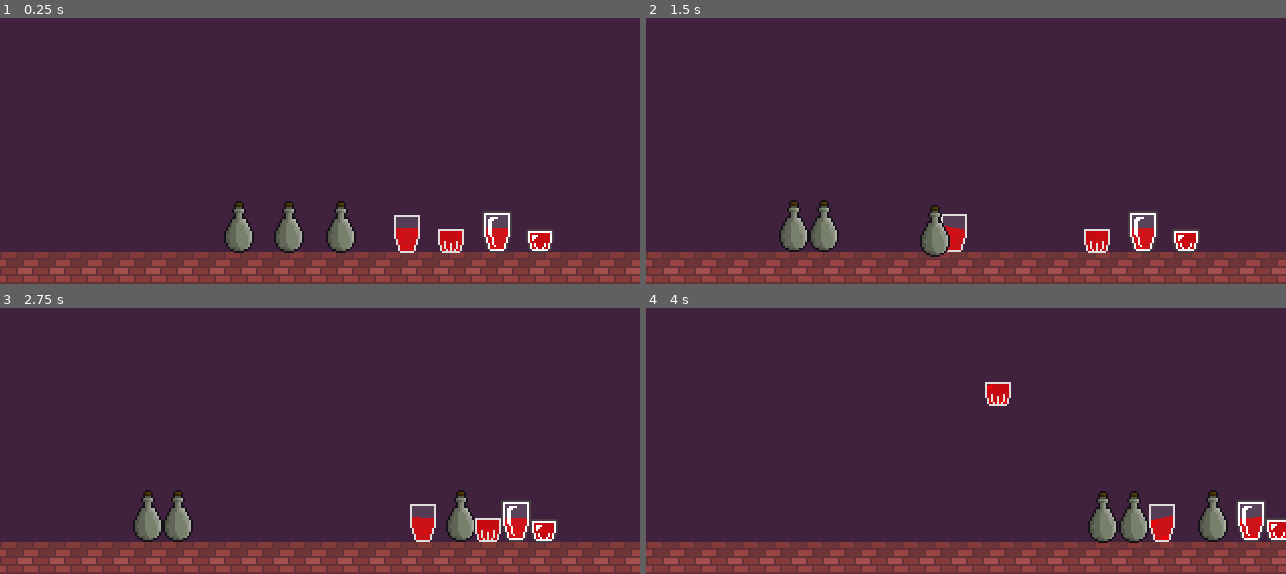
Above: before the commit, frames 1-4 (two rows, left to right).
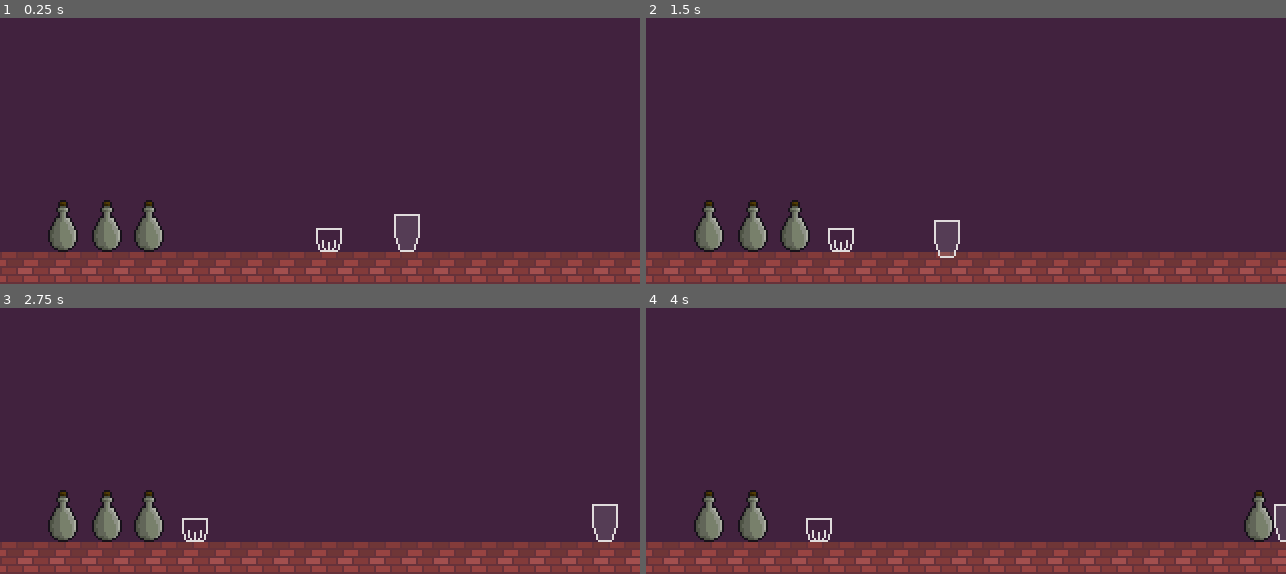
Above: after the commit, the same moments.

Repository: Dowsley/the-witching-hour
Game: Godot game, scene res://src/game.tscn
Same seed, same stepped clock (60 frames per second), same inputs: the game is played once before the commit and once after it.
Inputs (mouse positions are in pixels of both pictures, inside the frame that each line leads up to):
- Up to frame 1 (0.25 s): no input
- Up to frame 2 (1.5 s): tap Enter at 0.5 s; drag from (1055, 233) to (882, 225) at 0.52 s; drag from (850, 225) to (1094, 241) at 1.27 s
- Up to frame 3 (2.75 s): move the mouse to (179, 515) at 2.02 s; click (179, 515) at 2.17 s
- Up to frame 4 (4 s): tap Space at 2.75 s; drag from (793, 515) to (1106, 515) at 2.77 s; drag from (1222, 528) to (998, 393) at 3.52 s

The runs differ from the first frame. In frame 1, 5.3% of the frame differs, in the area x 7-87%, y 68-89%; in frame 2, 4.4%; in frame 3, 5.1%; in frame 4, 5.1%.

Commit message:
Multiple liquids, but bugged

Diff:
--- a/data/definitions/liquids/gin.tres
+++ b/data/definitions/liquids/gin.tres
@@ -1,7 +1,8 @@
-[gd_resource type="Resource" load_steps=2 format=2]
+[gd_resource type="Resource" script_class="LiquidTypeDefinition" load_steps=2 format=3 uid="uid://br5o7oofrpb3a"]
 
-[ext_resource path="res://src/definitions/liquid_type_definition.gd" type="Script" id=1]
+[ext_resource type="Script" path="res://src/definitions/liquid_type_definition.gd" id="1"]
 
 [resource]
-script = ExtResource( 1 )
-color = Color( 1, 1, 1, 0.498039 )
+script = ExtResource("1")
+name = "Gin"
+color = Color(1, 1, 1, 0.498039)
--- /dev/null
+++ b/data/definitions/liquids/mana.tres
@@ -0,0 +1,8 @@
+[gd_resource type="Resource" script_class="LiquidTypeDefinition" load_steps=2 format=3 uid="uid://hi7sel5t82oo"]
+
+[ext_resource type="Script" path="res://src/definitions/liquid_type_definition.gd" id="1_b1xbq"]
+
+[resource]
+script = ExtResource("1_b1xbq")
+name = "Mana"
+color = Color(0, 0, 1, 1)
--- a/data/definitions/liquids/syrup.tres
+++ b/data/definitions/liquids/syrup.tres
@@ -1,7 +1,8 @@
-[gd_resource type="Resource" load_steps=2 format=2]
+[gd_resource type="Resource" script_class="LiquidTypeDefinition" load_steps=2 format=3 uid="uid://dxpibtiv8yd2r"]
 
-[ext_resource path="res://src/definitions/liquid_type_definition.gd" type="Script" id=1]
+[ext_resource type="Script" path="res://src/definitions/liquid_type_definition.gd" id="1"]
 
 [resource]
-script = ExtResource( 1 )
-color = Color( 1, 0, 0, 1 )
+script = ExtResource("1")
+name = "Syrup"
+color = Color(1, 0, 0, 1)
--- a/project.godot
+++ b/project.godot
@@ -21,6 +21,8 @@
 Globals="*res://src/autoload/globals.tscn"
 MouseInputUtil="*res://src/autoload/mouse_input_util.tscn"
 LiquidSpawner="*res://src/autoload/liquid_spawner.gd"
+LiquidTypeManager="*res://src/autoload/liquid_type_manager.gd"
+GlobalRandomNumberGenerator="*res://src/autoload/random_number_generator.gd"
 
 [display]
 
@@ -28,7 +30,7 @@
 window/size/viewport_height=180
 window/size/mode=3
 window/size/borderless=true
-window/stretch/mode="canvas_items"
+window/stretch/mode="viewport"
 window/size/fullscreen=true
 window/defaults/default_clear_color=Color(0, 0, 0, 1)
 
--- a/src/autoload/globals.gd
+++ b/src/autoload/globals.gd
@@ -3,4 +3,4 @@
 
 @export var gravity_scale := 1
 @export var air_resistance := 1.0
-@export var water_per_liquid_point := 0.05
+@export var unit_per_liquid_line_point := 1
--- /dev/null
+++ b/src/autoload/liquid_type_manager.gd
@@ -0,0 +1,32 @@
+extends Node
+
+
+var liquid_type_map: Dictionary = {}
+
+
+func _ready() -> void:
+	load_liquid_types("res://data/definitions/liquids/")
+
+
+func load_liquid_types(directory_path: String) -> void:
+	var dir = DirAccess.open(directory_path)
+	if dir:
+		dir.list_dir_begin()
+		var file_name = dir.get_next()
+		while file_name != "":
+			if dir.current_is_dir():
+				file_name = dir.get_next()
+				continue
+			if file_name.ends_with(".tres"):
+				var file_path = directory_path + "/" + file_name
+				var resource = ResourceLoader.load(file_path)
+				if resource is LiquidTypeDefinition:
+					liquid_type_map[resource.name] = resource
+			file_name = dir.get_next()
+		dir.list_dir_end()
+	else:
+		assert(false, "Failed to open directory: " + directory_path)
+
+
+func get_liquid_type(name: String) -> LiquidTypeDefinition:
+	return liquid_type_map[name]
--- /dev/null
+++ b/src/autoload/random_number_generator.gd
@@ -0,0 +1,24 @@
+extends Node
+
+
+var rng := RandomNumberGenerator.new()
+
+
+func _ready():
+	rng.randomize()
+
+
+func get_random_int() -> int:
+	return rng.randi()
+
+
+func get_random_int_range(min: int, max: int) -> int:
+	return rng.randi_range(min, max)
+
+
+func get_random_float() -> float:
+	return rng.randf()
+
+
+func get_random_float_range(min: float, max: float) -> float:
+	return rng.randf_range(min, max)
--- a/src/definitions/liquid_type_definition.gd
+++ b/src/definitions/liquid_type_definition.gd
@@ -2,4 +2,5 @@
 class_name LiquidTypeDefinition
 
 
+@export var name: String
 @export var color: Color
--- a/src/game.tscn
+++ b/src/game.tscn
@@ -1,11 +1,9 @@
-[gd_scene load_steps=8 format=3 uid="uid://duntd7q6i6x1y"]
+[gd_scene load_steps=6 format=3 uid="uid://duntd7q6i6x1y"]
 
 [ext_resource type="Texture2D" uid="uid://bpd58bscflavh" path="res://assets/img/bricks_16b.png" id="2"]
 [ext_resource type="PackedScene" uid="uid://c8t88wgrdp46q" path="res://src/vial/types/bottle.tscn" id="4_6fgsh"]
 [ext_resource type="PackedScene" uid="uid://bwyqluubv5hca" path="res://src/vial/types/whisky_glass.tscn" id="4_u0sqo"]
-[ext_resource type="PackedScene" path="res://src/vial/types/fancy_cup.tscn" id="5_cvqp8"]
 [ext_resource type="PackedScene" uid="uid://bayjex68vwmdh" path="res://src/vial/types/cup.tscn" id="5_wmhxr"]
-[ext_resource type="PackedScene" uid="uid://c7dupmydh0sun" path="res://src/vial/types/fancy_whisky_glass.tscn" id="6_74dar"]
 
 [sub_resource type="RectangleShape2D" id="1"]
 size = Vector2(320, 16)
@@ -34,44 +32,29 @@
 position = Vector2(160, 8)
 shape = SubResource("1")
 
+[node name="GinBottle" parent="." instance=ExtResource("4_6fgsh")]
+position = Vector2(31, 151)
+filled_with = {
+"Gin": 1000
+}
+
+[node name="SyrupBottle" parent="." instance=ExtResource("4_6fgsh")]
+position = Vector2(53, 151)
+filled_with = {
+"Syrup": 1000
+}
+
+[node name="ManaBottle" parent="." instance=ExtResource("4_6fgsh")]
+position = Vector2(74, 151)
+filled_with = {
+"Mana": 1000
+}
+
 [node name="Cup" parent="." instance=ExtResource("5_wmhxr")]
 position = Vector2(204, 148)
-percent_filled = 60.0
-spill_threshold = 45.0
-spill_threshold_margin = 30.0
-
-[node name="Bottle" parent="." instance=ExtResource("4_6fgsh")]
-position = Vector2(170, 151)
-percent_filled = 60.0
-spill_threshold = 45.0
-spill_threshold_margin = 30.0
-
-[node name="Bottle2" parent="." instance=ExtResource("4_6fgsh")]
-position = Vector2(144, 151)
-percent_filled = 60.0
-spill_threshold = 45.0
-spill_threshold_margin = 30.0
-
-[node name="Bottle3" parent="." instance=ExtResource("4_6fgsh")]
-position = Vector2(119, 151)
-percent_filled = 60.0
-spill_threshold = 45.0
-spill_threshold_margin = 30.0
+scale = Vector2(1, 0.961726)
+filled_with = {}
 
 [node name="WhiskyGlass" parent="." instance=ExtResource("4_u0sqo")]
-position = Vector2(226, 148)
-percent_filled = 60.0
-spill_threshold = 45.0
-spill_threshold_margin = 30.0
-
-[node name="FancyCup" parent="." instance=ExtResource("5_cvqp8")]
-position = Vector2(249, 148)
-percent_filled = 60.0
-spill_threshold = 45.0
-spill_threshold_margin = 30.0
-
-[node name="FancyWhiskyGlass" parent="." instance=ExtResource("6_74dar")]
-position = Vector2(270, 148)
-percent_filled = 60.0
-spill_threshold = 45.0
-spill_threshold_margin = 30.0
+position = Vector2(165, 148)
+filled_with = {}
--- a/src/vial/liquid_line.gd
+++ b/src/vial/liquid_line.gd
@@ -4,8 +4,8 @@
 
 @export var line_interval := 0.01
 @export var gravity := 1000
-@export var initial_velocity := Vector2(200, 0) # Initial horizontal velocity
-@export var damping := 0.9                      # Damping factor to reduce horizontal velocity
+@export var initial_velocity := Vector2(200, 0)  # Initial horizontal velocity
+@export var damping := 0.9                       # Damping factor to reduce horizontal velocity
 
 @onready var timer := $Timer
 
@@ -13,6 +13,8 @@
 var time_since_last_point := 0.0
 var velocities := [] # Store velocities of each point
 var origin_vial: Vial
+
+var liquid_type: String
 
 
 func _process(delta: float) -> void:
@@ -41,7 +43,7 @@
 	for i in range(get_point_count()):
 		var point := get_point_position(i)
 		# Update position based on velocity
-		var velocity = velocities[i]
+		var velocity: Vector2 = velocities[i]
 		point += velocity * delta
 		velocity.x *= damping # Apply damping to horizontal velocity
 		velocity.y += gravity * delta # Apply gravity to the vertical velocity
@@ -56,15 +58,12 @@
 	for i in range(get_point_count()):
 		var point := get_point_position(i)
 		var global_point := to_global(point)
-		var collided_object = _collides_with_world(global_point)
+		var collided_object := _collides_with_world(global_point)
 		if not collided_object:
 			visible_points.append(point)
 			visible_velocities.append(velocities[i])
-		elif collided_object.is_in_group("vial"):
-			if collided_object.percent_filled + Globals.water_per_liquid_point > 100.0:
-				collided_object.percent_filled = 100.0
-			else:
-				collided_object.percent_filled += Globals.water_per_liquid_point
+		elif collided_object is Vial:
+			collided_object.add_liquid(liquid_type, Globals.unit_per_liquid_line_point)
 
 	clear_points()
 	velocities = visible_velocities
@@ -83,17 +82,19 @@
 	var collider: Object = null
 	for r in result:
 		collider = r.collider
-		if is_valid_vial_collider(collider): # Can't be itself if it's not pouring.
+		if is_valid_vial_collider(collider):
 			break
-	return collider if collider != origin_vial else null
+	if collider == null or not collider is Vial:
+		return null
+	return collider if collider != origin_vial and is_valid_vial_collider(collider) else null
 
 
 func is_valid_vial_collider(collider: Object) -> bool:
-	if not collider.is_in_group("vial"):
+	if not collider is Vial:
 		return false
 	if collider == origin_vial:
 		return false
-	if collider.percent_filled >= 1.0:
+	if collider.get_percent_filled() >= 1.0:
 		return false
 	return true
 
--- a/src/vial/types/cup.tscn
+++ b/src/vial/types/cup.tscn
@@ -44,6 +44,7 @@
 texture = ExtResource("5_m0jex")
 
 [node name="CollisionShape2D" parent="." index="4"]
+visible = false
 position = Vector2(-0.5, 6.5)
 shape = SubResource("RectangleShape2D_lo52q")
 
--- a/src/vial/vial.gd
+++ b/src/vial/vial.gd
@@ -2,7 +2,10 @@
 class_name Vial
 
 
-@export var percent_filled: float = 60.0
+@export var max_units_capacity := 1000
+@export var filled_with := {
+	"Gin": 500
+}
 
 @onready var liquid_spill_pos_left: Vector2 = $LiquidSpillPosLeft.position
 @onready var liquid_spill_pos_right: Vector2 = $LiquidSpillPosRight.position
@@ -12,29 +15,87 @@
 var liquid_line: LiquidLine = null
 var liquid_spill_pos: Vector2
 
+var _current_liquid_index := 0
+
 
 func _ready() -> void:
-	set_percent_filled(percent_filled)
+	draw_liquid()
 
 
 func _process(_delta: float) -> void:
-	set_percent_filled(percent_filled)
+	draw_liquid()
 
 	is_pouring = abs(rotation_degrees) >= spill_threshold
-	if is_pouring and percent_filled > 0.0:
+	if is_pouring and get_total_units() > 0.0:
 		liquid_spill_pos = liquid_spill_pos_right if is_tilted_to_the_right() else liquid_spill_pos_left
 		if liquid_line == null:
 			liquid_line = LiquidSpawner.spawn_liquid_line(self)
 		var global_spill_pos := global_transform * (liquid_spill_pos)
 		var inverted := rotation_degrees <= -spill_threshold
 		liquid_line._add_point(global_spill_pos, inverted)
-		percent_filled -= Globals.water_per_liquid_point
+		var chosen_liquid_type_name := choose_random_liquid_in_container()
+		liquid_line.liquid_type = chosen_liquid_type_name
+		liquid_line.default_color = compute_liquid_color()
+		remove_liquid(chosen_liquid_type_name, Globals.unit_per_liquid_line_point)
 	else:
 		liquid_line = null
+
+
+func get_total_units() -> int:
+	var amount := 0
+	for i in filled_with:
+		amount += filled_with[i]
+	return amount
+
+
+func get_percent_filled() -> float: # 0.0 to 1.0
+	return float(get_total_units()) / float(max_units_capacity)
+
 
 func is_tilted_to_the_right() -> bool:
 	return rotation_degrees > 0
 
 
-func set_percent_filled(percent: float) -> void:
-	liquid_sprite.material.set_shader_parameter("Fill", percent / 100)
+func compute_liquid_color() -> Color:
+	var total_units := get_total_units()
+	if total_units == 0:
+		return Color(0, 0, 0, 0)
+
+	var weighted_color := Color(0, 0, 0, 0)
+	for liquid_type in filled_with.keys():
+		var liquid_amount: int = filled_with[liquid_type]
+		var liquid_resource := LiquidTypeManager.get_liquid_type(liquid_type)
+		var liquid_color := liquid_resource.color
+		weighted_color.r += liquid_color.r * (liquid_amount / float(total_units))
+		weighted_color.g += liquid_color.g * (liquid_amount / float(total_units))
+		weighted_color.b += liquid_color.b * (liquid_amount / float(total_units))
+		weighted_color.a += liquid_color.a * (liquid_amount / float(total_units))
+	return weighted_color
+
+
+func draw_liquid() -> void:
+	liquid_sprite.material.set_shader_parameter("Color", compute_liquid_color())
+	liquid_sprite.material.set_shader_parameter("Fill", get_percent_filled())
+
+
+func choose_random_liquid_in_container() -> String:
+	var keys := filled_with.keys()
+	keys.sort()
+	_current_liquid_index = min(_current_liquid_index, keys.size()-1)
+
+	var chosen: String = keys[_current_liquid_index]
+	_current_liquid_index += 1
+	return chosen
+
+
+func remove_liquid(type: String, amount: int) -> void:
+	assert(filled_with.has(type), "Dictionary has no key with entry " + type)
+	filled_with[type] -= amount
+	if filled_with[type] <= 0:
+		filled_with.erase(type)
+
+
+func add_liquid(type: String, amount: int) -> void:
+	if not filled_with.has(type):
+		filled_with[type] = 0
+	filled_with[type] += amount
--- a/src/vial/vial.tscn
+++ b/src/vial/vial.tscn
@@ -26,12 +26,9 @@
 [sub_resource type="RectangleShape2D" id="3"]
 size = Vector2(20, 32)
 
-[node name="Vial" type="RigidBody2D" groups=["vial"]]
+[node name="Vial" type="RigidBody2D"]
 physics_material_override = SubResource("4")
 script = ExtResource("4")
-percent_filled = null
-spill_threshold = null
-spill_threshold_margin = null
 
 [node name="LiquidSpillPosLeft" type="Marker2D" parent="."]
 position = Vector2(-3, -15)
